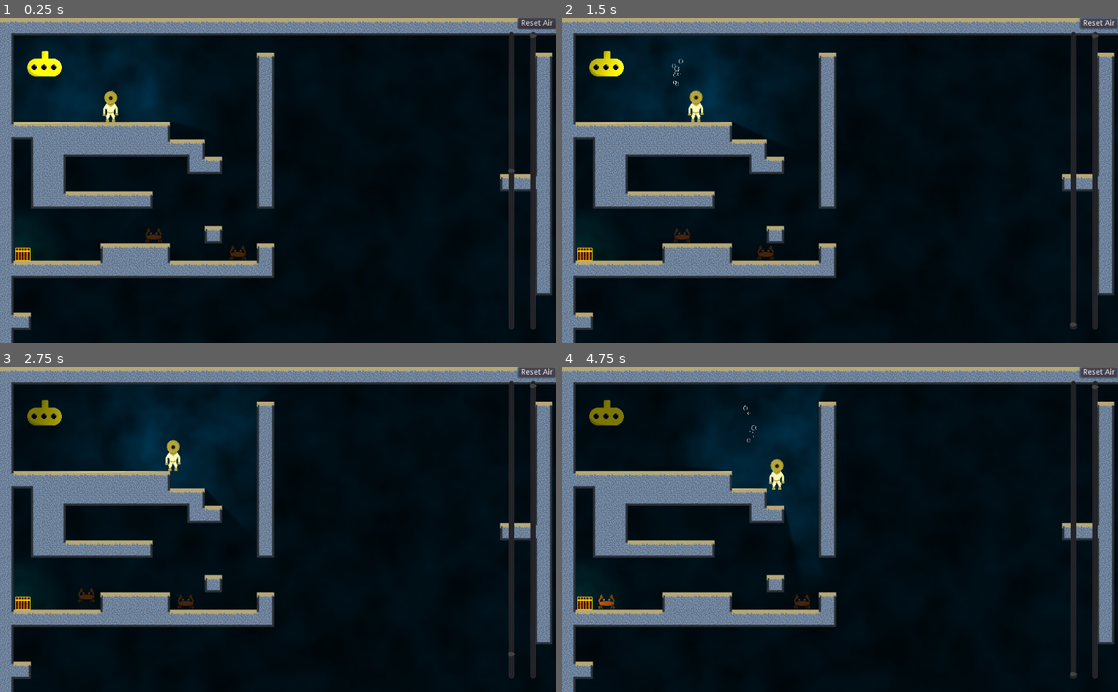
Above: before the commit, frames 1-4 (two rows, left to right).
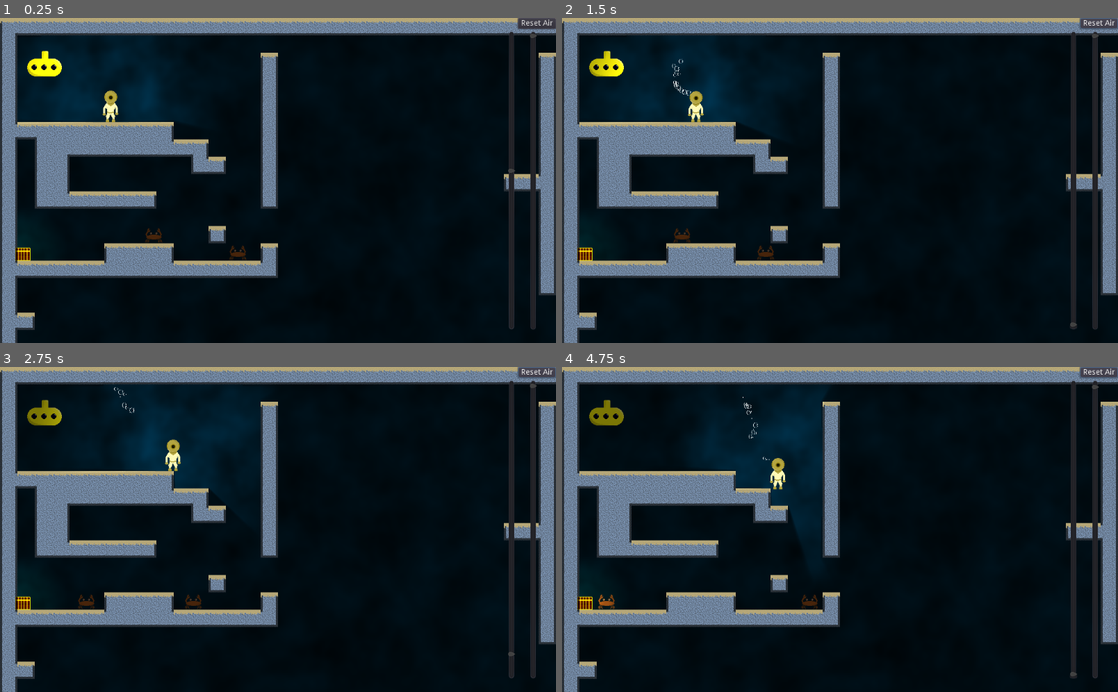
Above: after the commit, the same moments.

Repository: bengosney/diver
Game: Godot game, scene res://Main.tscn
The game is run twice, just before and just after one commit, with the same random seed, the same clock (stepped at 60 frames per second) and the same inputs.
Inputs:
- Up to frame 1 (0.25 s): no input
- Up to frame 2 (1.5 s): hold Right (walk_right) 0.53-1.25 s; hold Down (buoyancy_dec) 0.53-1.25 s; click "Reset Air" at 1.25 s
- Up to frame 3 (2.75 s): hold Right (walk_right) from 2.03 s (still down); tap Up (buoyancy_inc) at 2.1 s
- Up to frame 4 (4.75 s): release Right (walk_right) at 2.78 s; hold Left (walk_left) 2.78-3.53 s; hold Down (buoyancy_dec) 2.78-3.53 s; hold Right (walk_right) from 3.53 s (still down); tap Up (buoyancy_inc) at 3.6 s; hold Down (buoyancy_dec) from 4.28 s (still down)

The runs differ from the first frame. In frame 1, 9.4% of the frame differs, in the area x 0-100%, y 0-100%; in frame 2, 9.4%; in frame 3, 9.6%; in frame 4, 9.7%.

Commit message:
Spring leeks

Diff:
--- a/Crab/Crab.gd
+++ b/Crab/Crab.gd
@@ -1,6 +1,6 @@
 extends KinematicBody2D
 
-signal hit_player(node)
+signal hit_player(node, dammage)
 
 export(int) var gravity = 800
 export(int) var buoyancy = 600
@@ -51,4 +51,4 @@
 	for i in get_slide_count():
 		var collision = get_slide_collision(i)
 		if collision.collider.is_in_group("player"):
-			emit_signal("hit_player", self)
+			emit_signal("hit_player", self, 5)
--- a/Main.tscn
+++ b/Main.tscn
@@ -16,4 +16,5 @@
 [node name="HUD" parent="." instance=ExtResource( 3 )]
 
 [connection signal="change_extents" from="MainLevel" to="." method="_on_MainLevel_change_extents"]
+[connection signal="hit_player" from="MainLevel" to="Player" method="_on_MainLevel_hit_player"]
 [connection signal="reset" from="HUD" to="." method="_on_HUD_reset"]
--- a/MainLevel/MainLevel.gd
+++ b/MainLevel/MainLevel.gd
@@ -1,7 +1,7 @@
 extends Node2D
 
 signal change_extents(top, left, right, bottom)
-signal hit_player(node)
+signal hit_player(node, dammage)
 
 
 func _ready():
@@ -28,6 +28,6 @@
 	emit_signal("change_extents", 0, 0, rect.end.x * cell_size.x, rect.end.y * cell_size.y)
 
 
-func _hit_player(node):
+func _hit_player(node, dammage):
 	print(node.name, " collided with player")
-	emit_signal("hit_player", node)
+	emit_signal("hit_player", node, dammage)
--- a/MainLevel/MainLevel.tscn
+++ b/MainLevel/MainLevel.tscn
@@ -21,7 +21,6 @@
 script = ExtResource( 2 )
 
 [node name="MainLevel" type="TileMap" parent="."]
-position = Vector2( -7, 0 )
 tile_set = ExtResource( 1 )
 cell_size = Vector2( 32, 32 )
 format = 1
--- a/Player/Player.gd
+++ b/Player/Player.gd
@@ -19,14 +19,13 @@
 
 var air = starting_air
 
-var inital_position
+var leaks = []
 
 
 func _ready():
 	$PlayerCamera.limit_smoothed = true
 	$PlayerCamera.reset_smoothing()
 	move_and_collide(Vector2.DOWN * 100)
-	inital_position = position
 
 
 func set_camera_extents(top, left, right, bottom):
@@ -61,6 +60,8 @@
 	if Input.is_action_pressed("buoyancy_dec"):
 		buoy = -1
 
+	$BuoyancyBubbles.emitting = (buoy == -1 && air > 0)
+
 	if buoy != 0 and air > 0:
 		var target = buoyancy + (buoy * buoyancy_step)
 		if target > buoyancy:
@@ -79,3 +80,10 @@
 	get_input()
 	velocity.y += (gravity - buoyancy) * delta
 	velocity = move_and_slide(velocity, Vector2.UP)
+
+
+func _on_MainLevel_hit_player(_node, dammage):
+	var leek = floor((starting_air / 100) * dammage)
+	$LeekBubbles.emitting = 1
+	$LeekBubbles.amount += dammage
+	print("new leek: ", leek)
--- a/Player/Player.tscn
+++ b/Player/Player.tscn
@@ -44,11 +44,31 @@
 process_material = SubResource( 3 )
 texture = ExtResource( 4 )
 
+[node name="BuoyancyBubbles" type="Particles2D" parent="."]
+position = Vector2( 1, -19 )
+emitting = false
+amount = 50
+lifetime = 3.0
+randomness = 0.11
+local_coords = false
+draw_order = 1
+process_material = SubResource( 3 )
+texture = ExtResource( 4 )
+
+[node name="LeekBubbles" type="Particles2D" parent="."]
+position = Vector2( 1, -19 )
+emitting = false
+lifetime = 3.0
+randomness = 0.11
+local_coords = false
+draw_order = 1
+process_material = SubResource( 3 )
+texture = ExtResource( 4 )
+
 [node name="AnimatedSprite" type="AnimatedSprite" parent="."]
 light_mask = 2
 frames = SubResource( 1 )
 animation = "idle"
-frame = 1
 playing = true
 
 [node name="CollisionShape2D" type="CollisionShape2D" parent="."]
@@ -73,3 +93,6 @@
 limit_right = 1632
 limit_bottom = 608
 smoothing_enabled = true
+
+[node name="Leeks" type="Node2D" parent="."]
+position = Vector2( 1, -19 )
